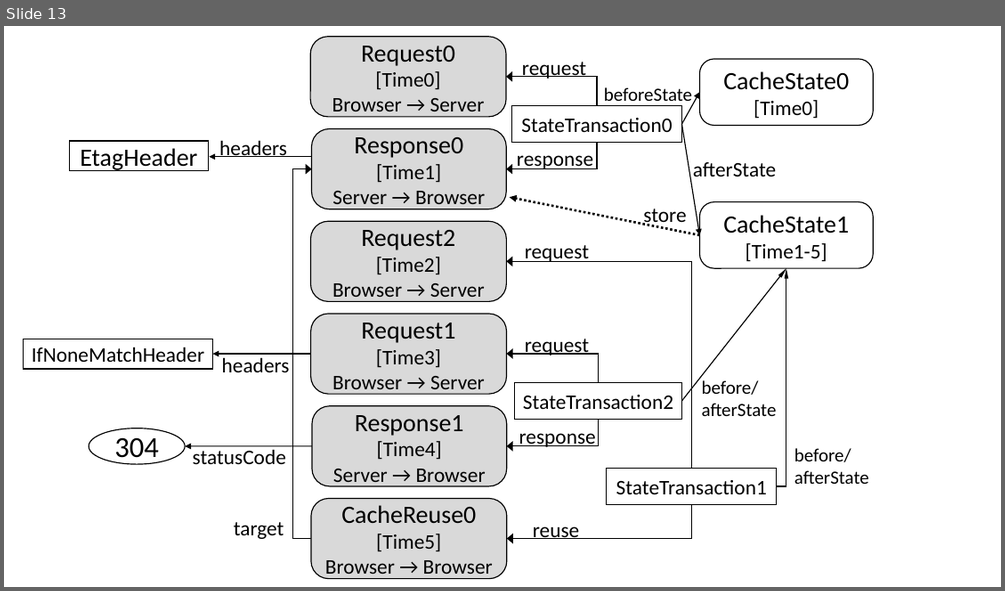
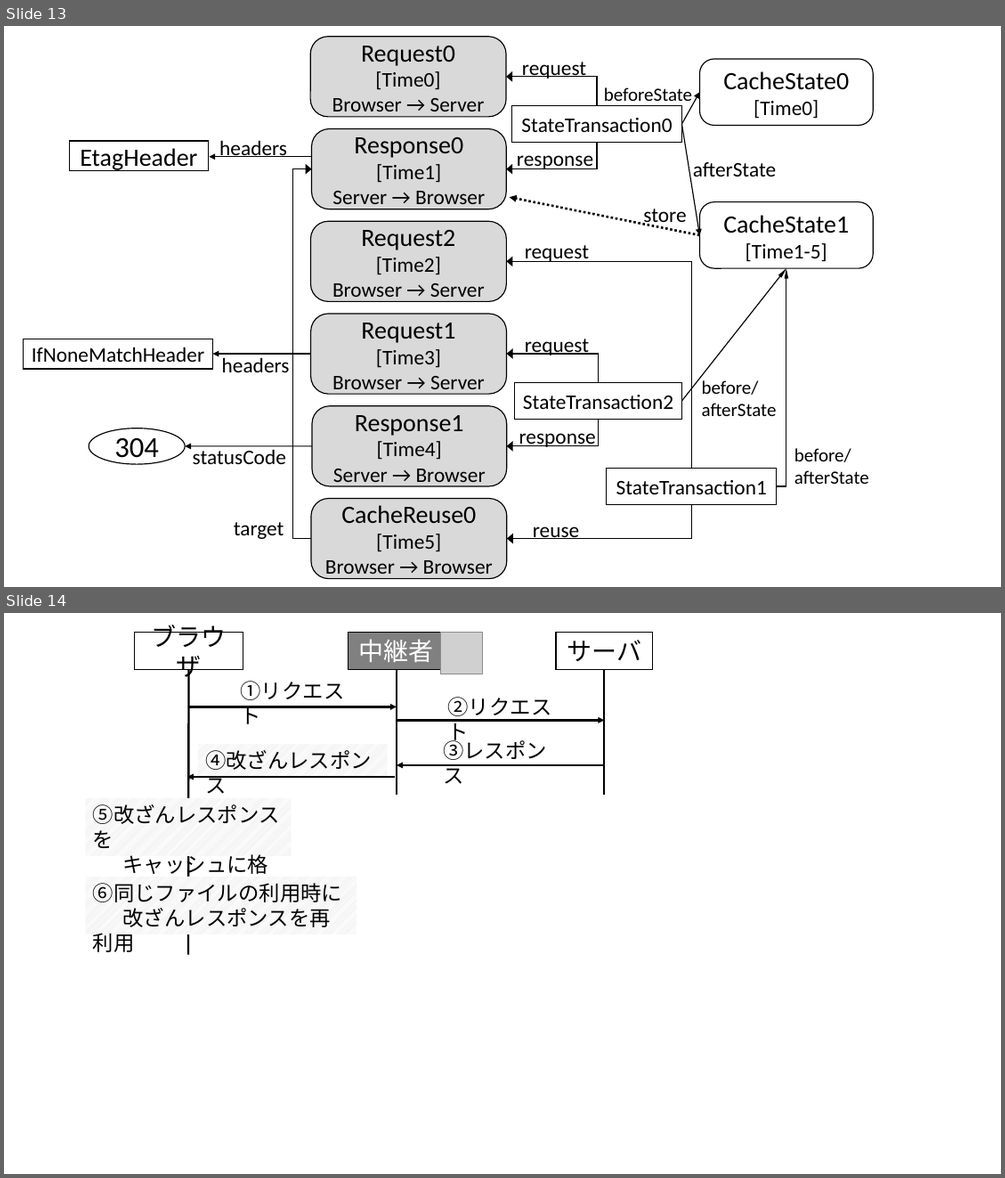
Before and after one commit to simahell/Master-Thesis, a slide deck: fig/fig.pptx. Shown one above the other, each under a label of ours: slide 13 before the commit, slides 13 and 14 after it. The pictures are 1005x591 and 1005x1178 pixels, drawn with LibreOffice and Linux fonts; fonts in the diff are those of the drawing; grey boxes stand for pictures. Boxes give left, top, right and bottom in pixels: in the first picture for what was removed or moved away, otherwise in the second. Text is boxed around its words. In the diff, an @@ line names an element or a change of style, - is before the commit and + after.

```diff
--- a/fig/fig.pptx
+++ b/fig/fig.pptx
@@ slide 14 added at (x1=4, y1=613, x2=1001, y2=1174), background #FFFFFF @@
@@ rectangle added at (x1=86, y1=633, x2=652, y2=955), fill #FFFFFF, outline #FFFFFF 1 pt @@
@@ rectangle added at (x1=134, y1=633, x2=243, y2=670), outline #000000 1 pt, 24 pt, text #000000 @@
+ブラウザ
@@ rectangle added at (x1=348, y1=633, x2=445, y2=670), fill #808080, outline #000000 1 pt, 24 pt, text #FFFFFF @@
+中継者
@@ picture added at (x1=441, y1=633, x2=483, y2=674) @@
@@ rectangle added at (x1=556, y1=633, x2=652, y2=670), outline #000000 1 pt, 24 pt, text #000000 @@
+サーバ
@@ line added from (189, 670) to (188, 955), #000000 2 pt @@
@@ text added at (x1=233, y1=674, x2=353, y2=707), 20 pt, text #000000 @@
+①リクエスト
@@ line added from (396, 670) to (396, 795), #000000 2 pt @@
@@ text added at (x1=441, y1=690, x2=560, y2=723), 20 pt, text #000000 @@
+②リクエスト
@@ line added from (605, 670) to (605, 795), #000000 2 pt @@
@@ arrow added from (189, 706) to (396, 706), #000000 2 pt @@
@@ rectangle added at (x1=198, y1=744, x2=387, y2=777), fill pattern #D9D9D9 on #FFFFFF, 20 pt, text #000000 @@
+④改ざんレスポンス
@@ arrow added from (396, 720) to (605, 720), #000000 2 pt @@
@@ text added at (x1=436, y1=734, x2=566, y2=767), 20 pt, text #000000 @@
+③レスポンス
@@ arrow added from (605, 765) to (396, 765), #000000 2 pt @@
@@ rectangle added at (x1=86, y1=798, x2=291, y2=856), fill pattern #D9D9D9 on #FFFFFF, 20 pt, text #000000 @@
+⑤改ざんレスポンスを
+キャッシュに格納
@@ arrow added from (395, 777) to (187, 777), #000000 2 pt @@
@@ rectangle added at (x1=358, y1=795, x2=436, y2=816), fill #FFFFFF, outline #FFFFFF 1 pt @@
@@ rectangle added at (x1=566, y1=795, x2=643, y2=816), fill #FFFFFF, outline #FFFFFF 1 pt @@
@@ rectangle added at (x1=86, y1=876, x2=356, y2=933), fill pattern #D9D9D9 on #FFFFFF, 20 pt, text #000000 @@
+⑥同じファイルの利用時に
+改ざんレスポンスを再利用
@@ rectangle added at (x1=150, y1=955, x2=226, y2=976), fill #FFFFFF, outline #FFFFFF 1 pt @@
```
Also in this commit, not shown: 5 other slides added, 18 other files.
